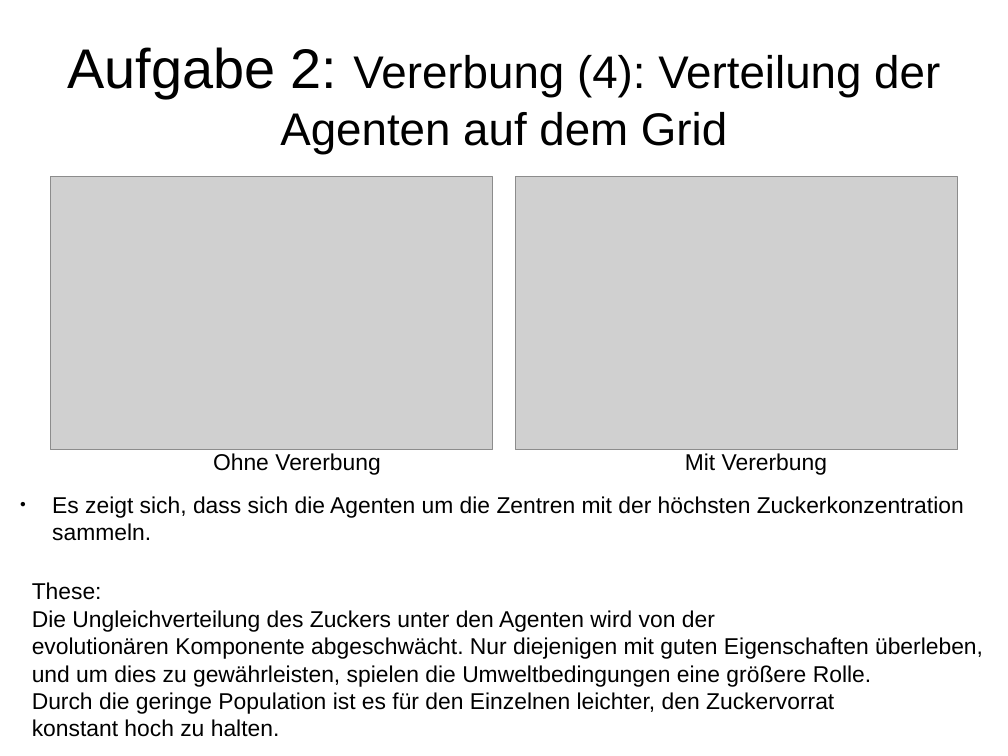
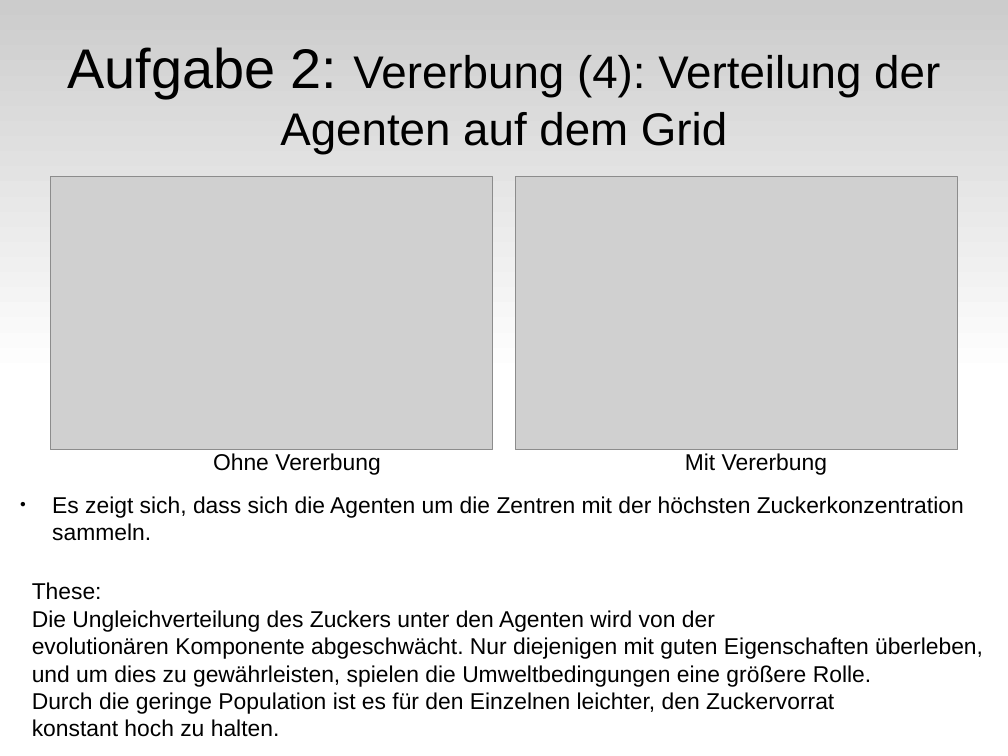
Before and after one commit to wsmirnow/Sugarscape, a slide deck: slide 26 of Presentation/Presentation.odp. Drawn at 1008x756 pixels with LibreOffice and Linux fonts; fonts in the diff are those of the drawing; grey boxes stand for pictures. Boxes give left, top, right and bottom in pixels: in the first picture for what was removed or moved away, otherwise in the second. Text is boxed around its words. In the diff, an @@ line names an element or a change of style, - is before the commit and + after.

```diff
--- a/Presentation/Presentation.odp
+++ b/Presentation/Presentation.odp
@@ rectangle added at box(0, 0, 1008, 378), fill gradient #CCCCCC to #FFFFFF @@
```
Also in this commit, not shown: 28 other slides changed.
